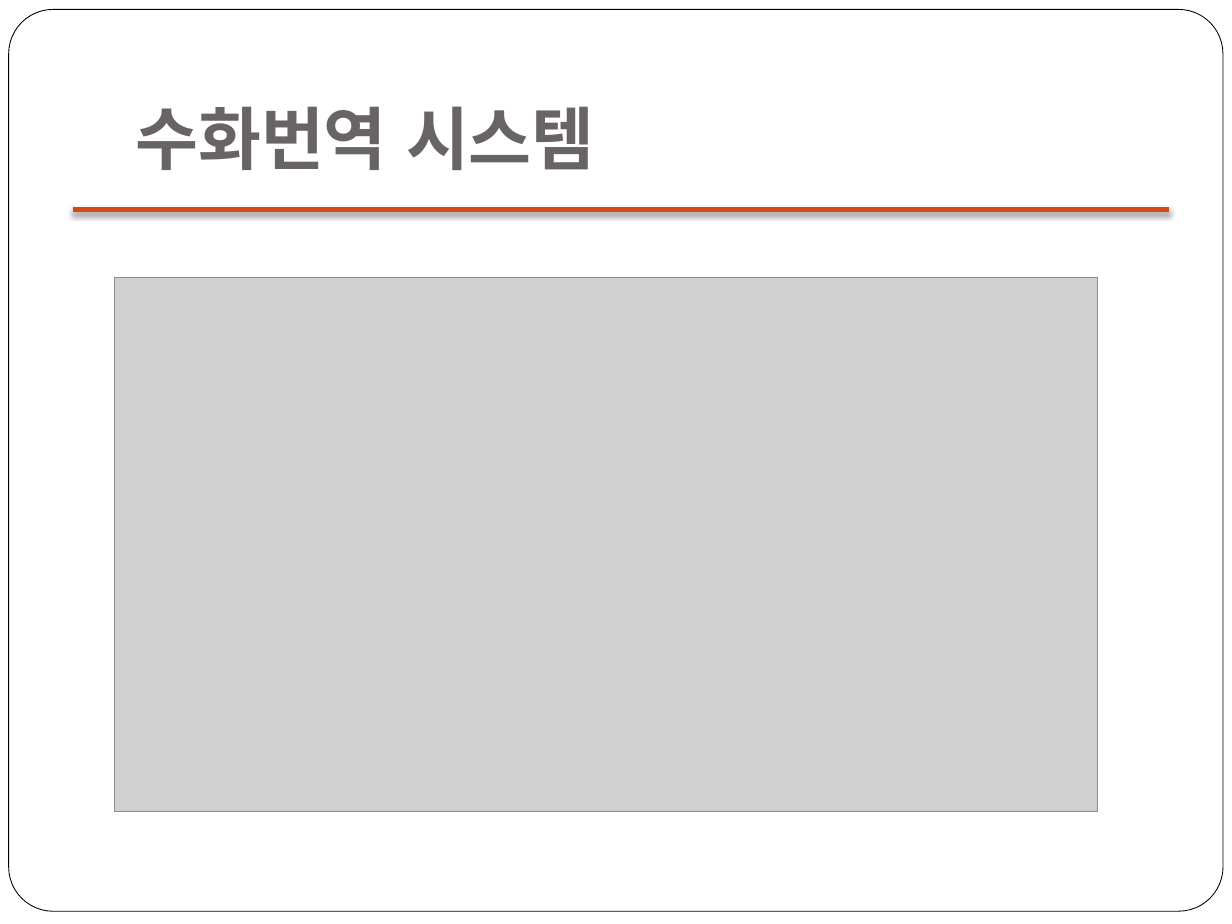
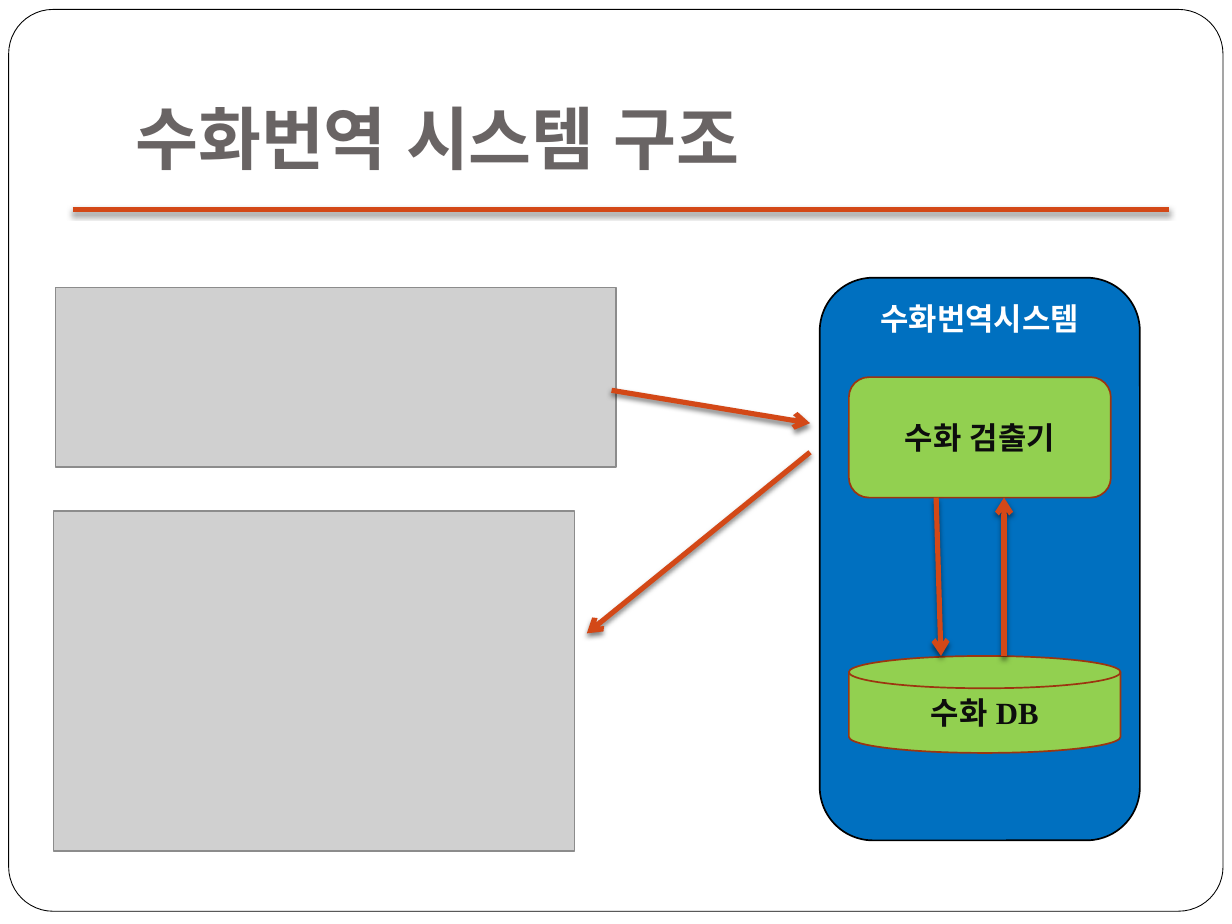
Before and after one commit to 0792004/kinectHR, a slide deck: slide 4 of doc/DSLR Proposal.pptx. Drawn at 1232x924 pixels with LibreOffice and Linux fonts; fonts in the diff are those of the drawing; grey boxes stand for pictures. Boxes give left, top, right and bottom in pixels: in the first picture for what was removed or moved away, otherwise in the second. Text is boxed around its words. In the diff, an @@ line names an element or a change of style, - is before the commit and + after.

```diff
--- a/doc/DSLR Proposal.pptx
+++ b/doc/DSLR Proposal.pptx
@@ title at (x1=135, y1=106, x2=740, y2=170): text changed @@
-수화번역 시스템
+수화번역 시스템 구조
@@ picture added at (x1=55, y1=287, x2=616, y2=467) @@
@@ picture removed at (x1=115, y1=277, x2=1098, y2=811) @@
@@ rounded rectangle added at (x1=819, y1=277, x2=1140, y2=840), fill #0070C0, outline #000000 1 pt, 18 pt, text #FFFFFF, bold @@
+수화번역시스템
@@ rounded rectangle added at (x1=849, y1=377, x2=1111, y2=498), fill #92D050, outline #9C3511 1 pt, 18 pt, text #0D0D0D, bold @@
+수화 검출기
@@ arrow added from (611, 391) to (809, 424), #D34817 3 pt @@
@@ arrow added from (809, 452) to (586, 633), #D34817 3 pt @@
@@ arrow added from (936, 498) to (941, 655), #D34817 3 pt @@
@@ arrow added from (1004, 655) to (1004, 498), #D34817 3 pt @@
@@ picture added at (x1=53, y1=511, x2=574, y2=851) @@
@@ cylinder added at (x1=849, y1=655, x2=1120, y2=753), fill #92D050, outline #9C3511 1 pt, 18 pt, text #0D0D0D, bold @@
+수화 DB
```
Also in this commit, not shown: 3 other slides changed, 22 other files.
